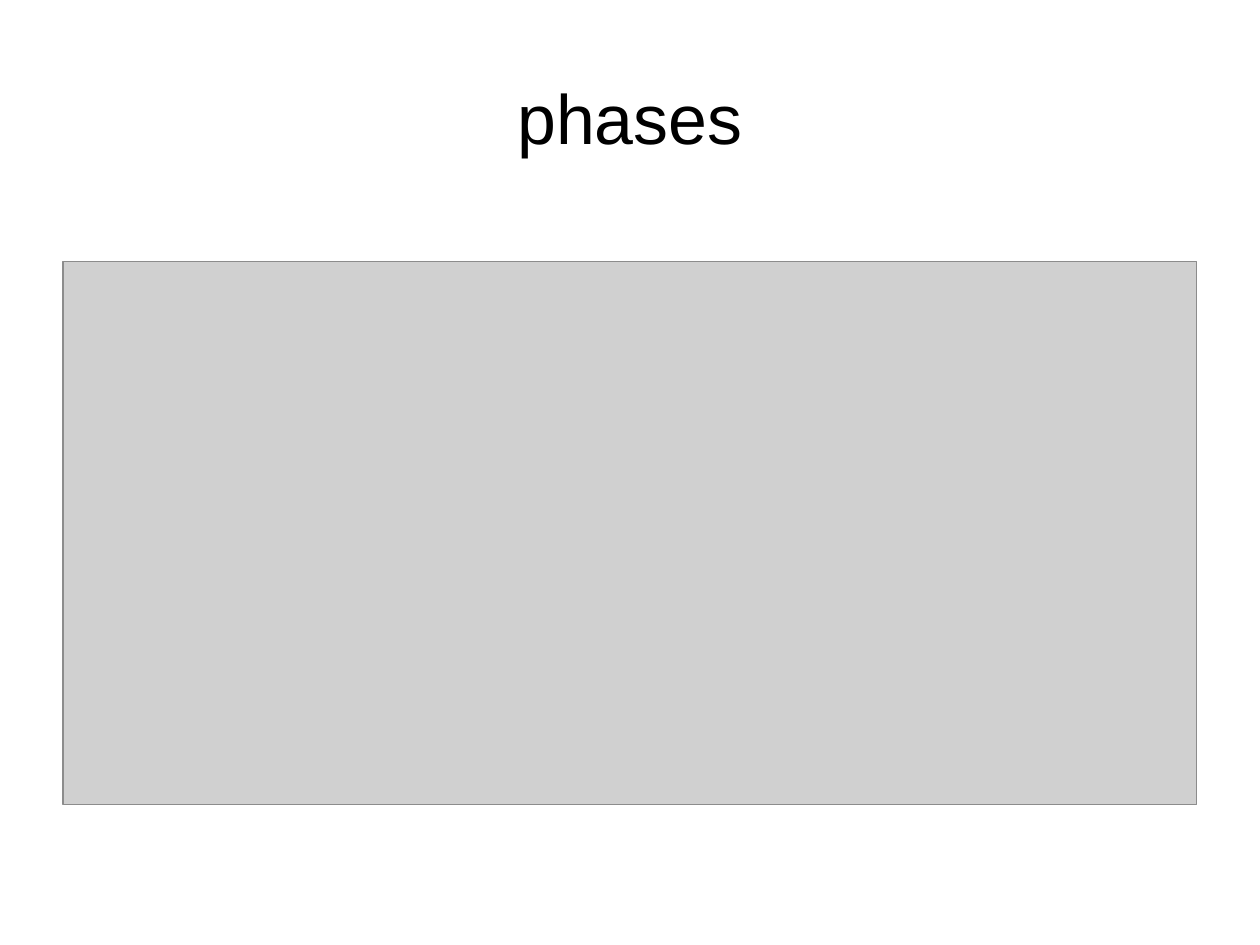
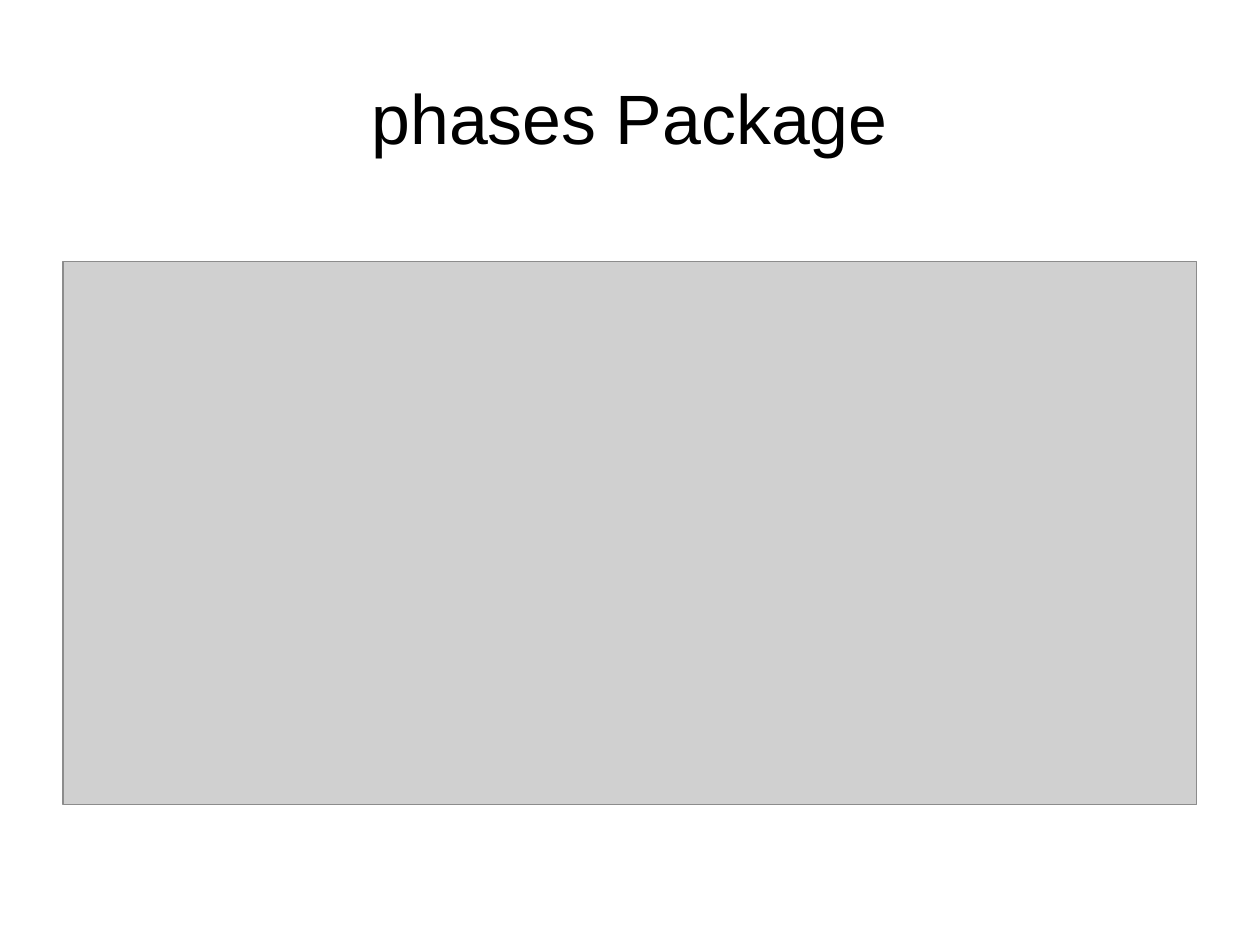
Before and after one commit to jnccd/graph-draw-project, a slide deck: slide 6 of präsentation.odp (slide 4 before the commit). Drawn at 1260x945 pixels with LibreOffice and Linux fonts; fonts in the diff are those of the drawing; grey boxes stand for pictures. Boxes give left, top, right and bottom in pixels: in the first picture for what was removed or moved away, otherwise in the second. Text is boxed around its words. In the diff, an @@ line names an element or a change of style, - is before the commit and + after.

```diff
--- a/präsentation.odp
+++ b/präsentation.odp
@@ title at [371, 93, 888, 157]: text changed @@
-phases
+phases Package
```
Also in this commit, not shown: 1 other slide changed, 1 slide added.
